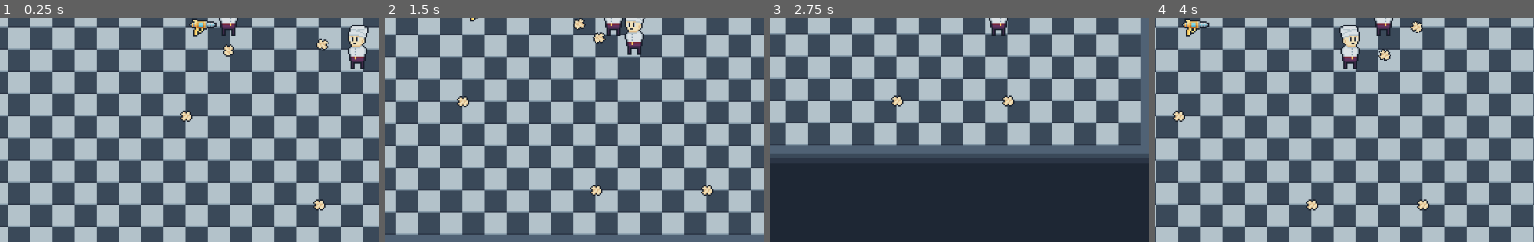
Above: before the commit, frames 1-4 (left to right).
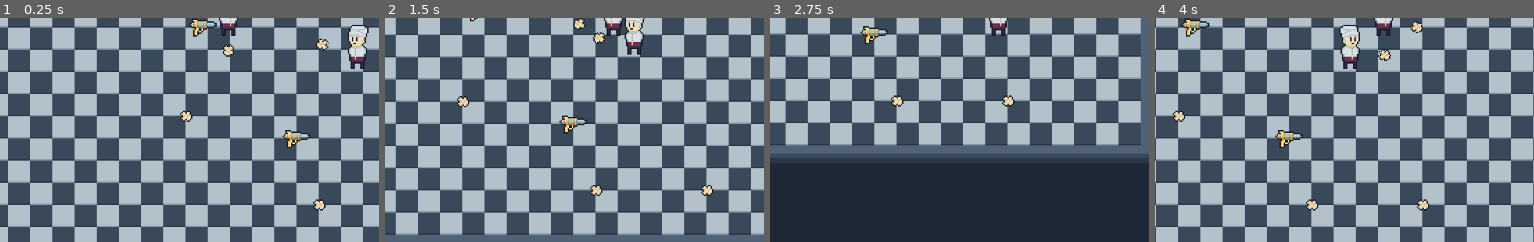
Above: after the commit, the same moments.

Repository: nonamecorn/romancce_macabre
Game: Godot game, scene res://game.tscn
Same seed, same stepped clock (60 frames per second), same inputs: the game is played once before the commit and once after it.
Inputs (mouse positions are % of the whole screen's width and height, from its top left):
- Up to frame 1 (0.25 s): no input
- Up to frame 2 (1.5 s): tap Enter at 0.5 s; move the mouse to (76, 45) at 0.52 s; hold D (p1_right) 0.53-1.28 s; click (76, 45) at 0.6 s; move the mouse to (32, 55) at 1.27 s; hold S (p1_down) from 1.28 s (still down); right-click (32, 55) at 1.35 s
- Up to frame 3 (2.75 s): move the mouse to (63, 28) at 2.02 s; release S (p1_down) at 2.03 s; hold D (p1_right) from 2.03 s (still down); click (63, 28) at 2.1 s
- Up to frame 4 (4 s): move the mouse to (47, 70) at 2.77 s; release D (p1_right) at 2.78 s; hold W (p1_up) 2.78-3.53 s; right-click (47, 70) at 2.85 s; move the mouse to (84, 65) at 3.52 s; hold A (p1_left) from 3.53 s (still down); click (84, 65) at 3.6 s
The pictures show only the part of the screen within x 23-73%, y 46-96%; the shares and areas given below are measured in that part.

The runs differ from the first frame. In frame 1, 0.3% of the frame differs, in the area x 74-82%, y 50-59%; in frame 2, 0.3%; in frame 3, 0.3%; in frame 4, 0.3%, in the area x 31-40%, y 50-59%.

Commit message:
added second blaster

Diff:
--- a/lvls/map.tscn
+++ b/lvls/map.tscn
@@ -136,6 +136,9 @@
 [node name="blaster" parent="." groups=["pickable"] instance=ExtResource("5_adog3")]
 position = Vector2(256, 128)
 
+[node name="blaster2" parent="." groups=["pickable"] instance=ExtResource("5_adog3")]
+position = Vector2(320, 208)
+
 [node name="corn" parent="." groups=["pickable"] instance=ExtResource("8_t03gw")]
 position = Vector2(240, 192)
 res = ExtResource("9_x02vt")
